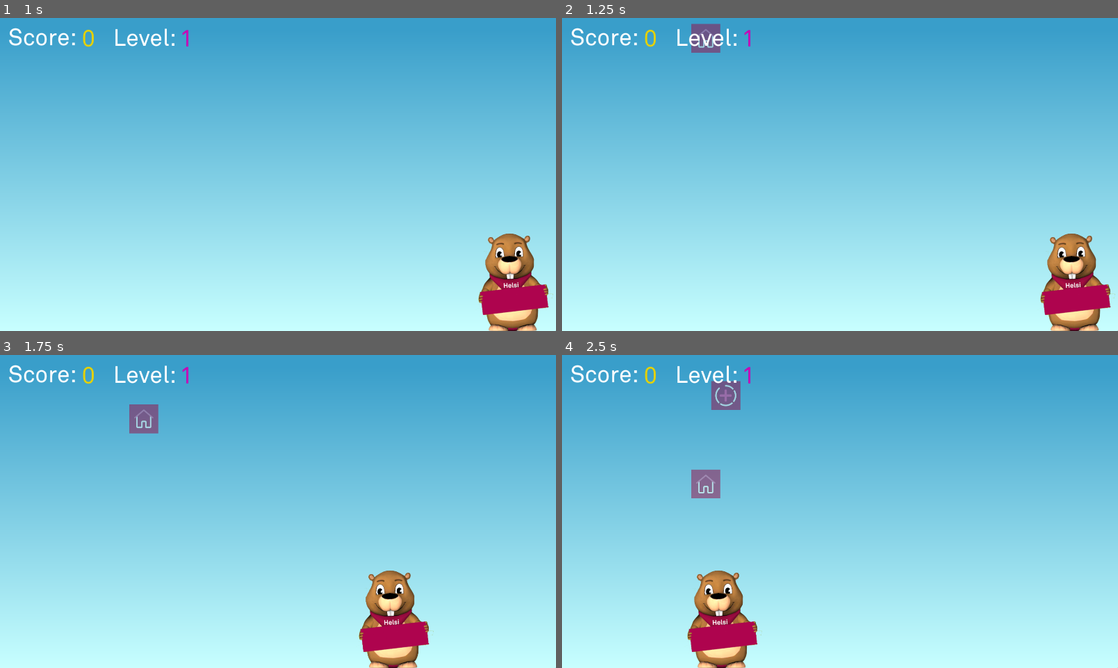
Above: before the commit, frames 1-4 (two rows, left to right).
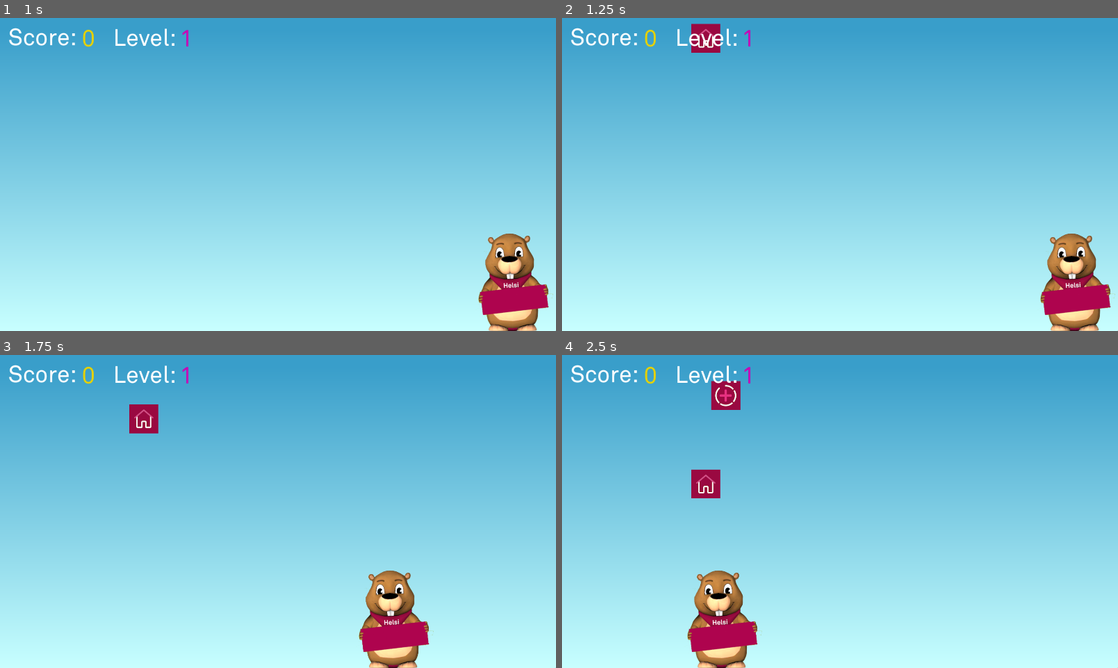
Above: after the commit, the same moments.

Repository: helsana/innoweek_game
Game: Godot game, scene res://World.tscn
The game is run twice, just before and just after one commit, with the same random seed, the same clock (stepped at 60 frames per second) and the same inputs.
Inputs (mouse positions are in pixels of both pictures, inside the frame that each line leads up to):
- Up to frame 1 (1 s): click (517, 36) at 0.5 s
- Up to frame 2 (1.25 s): no input
- Up to frame 3 (1.75 s): move the mouse to (400, 495) at 1.27 s
- Up to frame 4 (2.5 s): move the mouse to (728, 527) at 2.02 s

Frame 1 is identical in both runs. In frame 2, 0.4% of the frame differs, in the area x 23-29%, y 1-12%; in frame 3, 0.5%; in frame 4, 1.0%, in the area x 23-33%, y 8-46%.

Commit message:
Fix flickering

Diff:
--- a/SpawnedItem.gd
+++ b/SpawnedItem.gd
@@ -33,5 +33,5 @@
 			get_parent().get_parent().get_node("GUI").get_node("Restart").visible = true
 			get_parent().get_parent().get_node("GUI").get_node("GameOver").visible = true
 			queue_free()
-		else:
-			modulate.a = max(sin(Time.get_ticks_msec() * .1), .5)
+		#else:
+		#	modulate.a = max(sin(Time.get_ticks_msec() * .1), .5)
--- a/Spawner.gd
+++ b/Spawner.gd
@@ -3,7 +3,6 @@
 @export
 var spawned_item : PackedScene = null
 @export var test = []
-#@export var spawn_time = 1.0
 
 func _ready():
 	print("Spawner")
